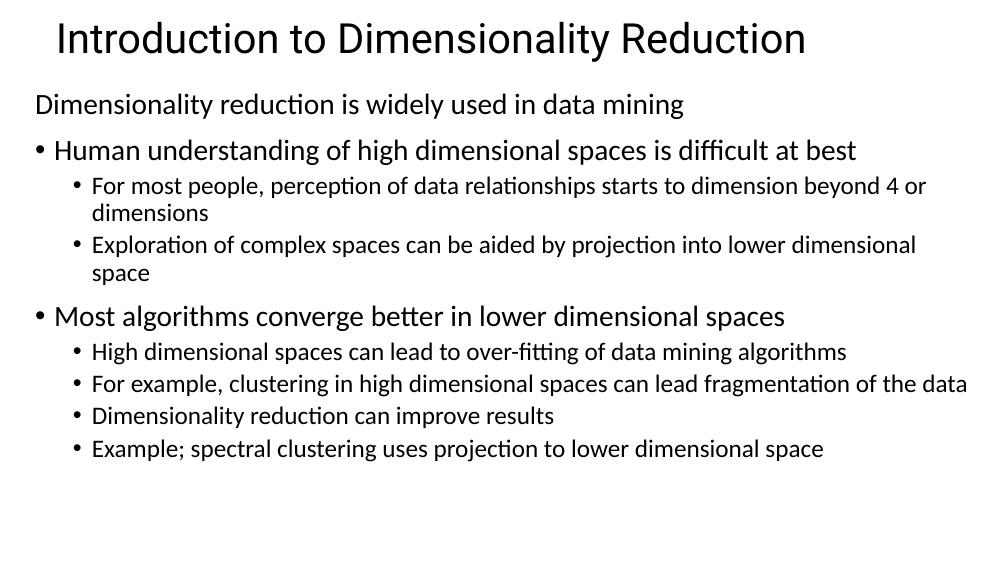
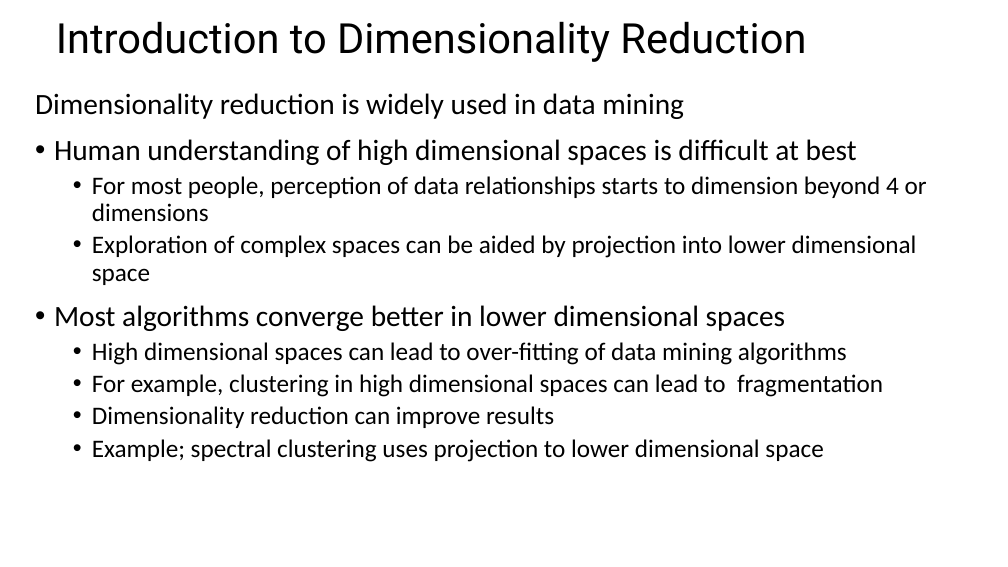
Before and after one commit to StephenElston/CSCI-E-108, a slide deck: slide 3 of slides/10_DimensionalityReduction_Part1.pptx. Drawn at 1008x567 pixels with LibreOffice and Linux fonts; fonts in the diff are those of the drawing. Boxes give left, top, right and bottom in pixels: in the first picture for what was removed or moved away, otherwise in the second. Text is boxed around its words. In the diff, an @@ line names an element or a change of style, - is before the commit and + after.

Commit message:
Added slide

```diff
--- a/slides/10_DimensionalityReduction_Part1.pptx
+++ b/slides/10_DimensionalityReduction_Part1.pptx
@@ text at bbox=[92, 374, 883, 397]: text changed @@
-  • For example, clustering in high dimensional spaces can lead fragmentation of the data
+  • For example, clustering in high dimensional spaces can lead to fragmentation
```
Also in this commit, not shown: 1 other slide changed, 1 slide added.
